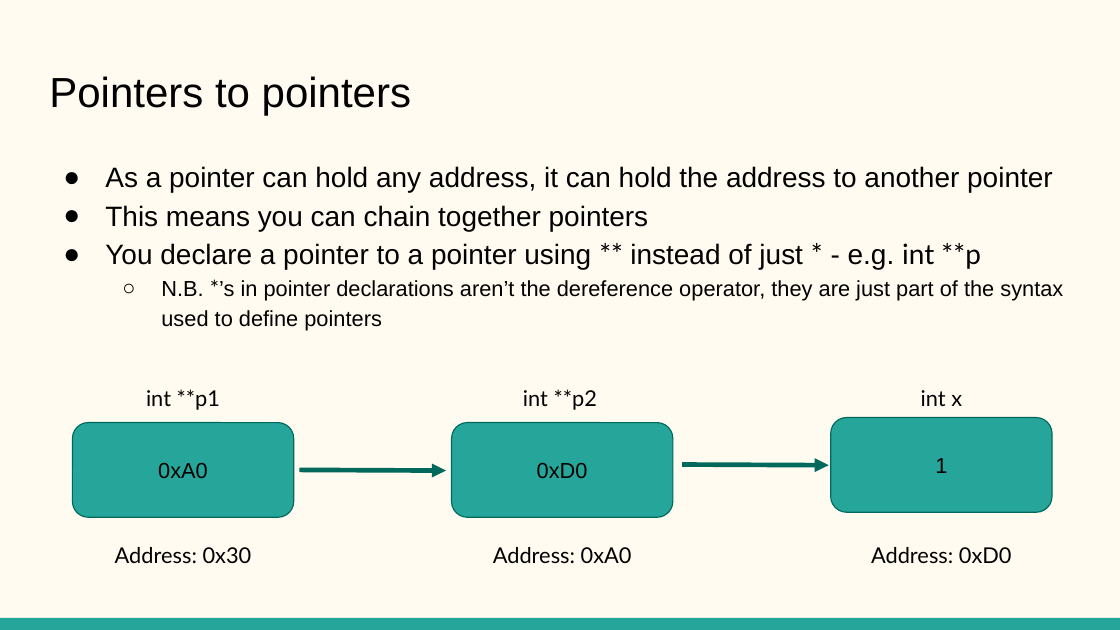
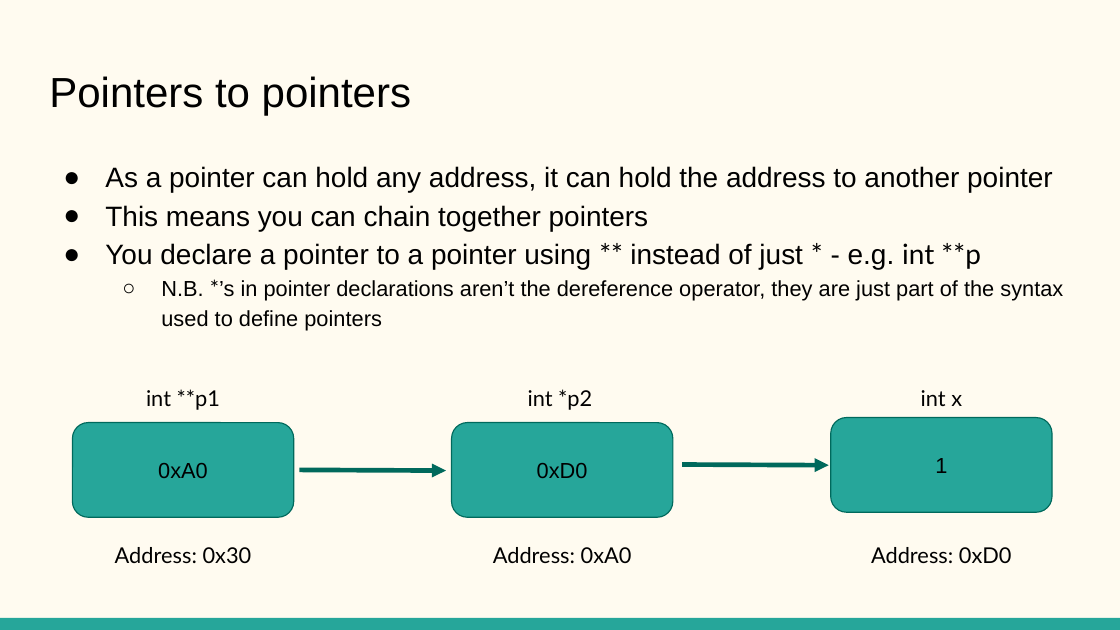
Before and after one commit to LeadWoods0902/C-sessions-22, a slide deck: slide 16 of C_presentation.pptx. Drawn at 1120x630 pixels with LibreOffice and Linux fonts; fonts in the diff are those of the drawing. Boxes give left, top, right and bottom in pixels: in the first picture for what was removed or moved away, otherwise in the second. Text is boxed around its words. In the diff, an @@ line names an element or a change of style, - is before the commit and + after.

```diff
--- a/C_presentation.pptx
+++ b/C_presentation.pptx
@@ text at (528,389,592,410): text changed @@
-int **p2
+int *p2
```
Also in this commit, not shown: 1 other slide changed, 1 slide added, 1 slide removed.
